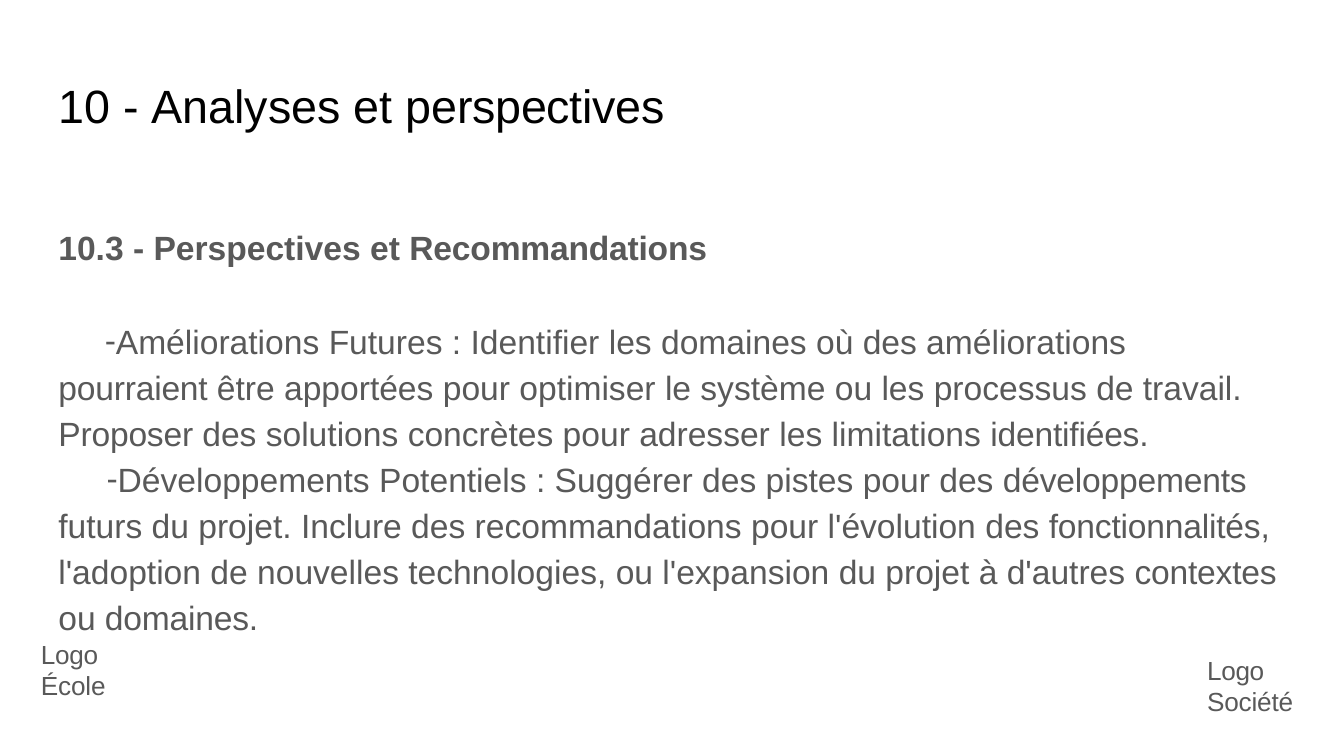
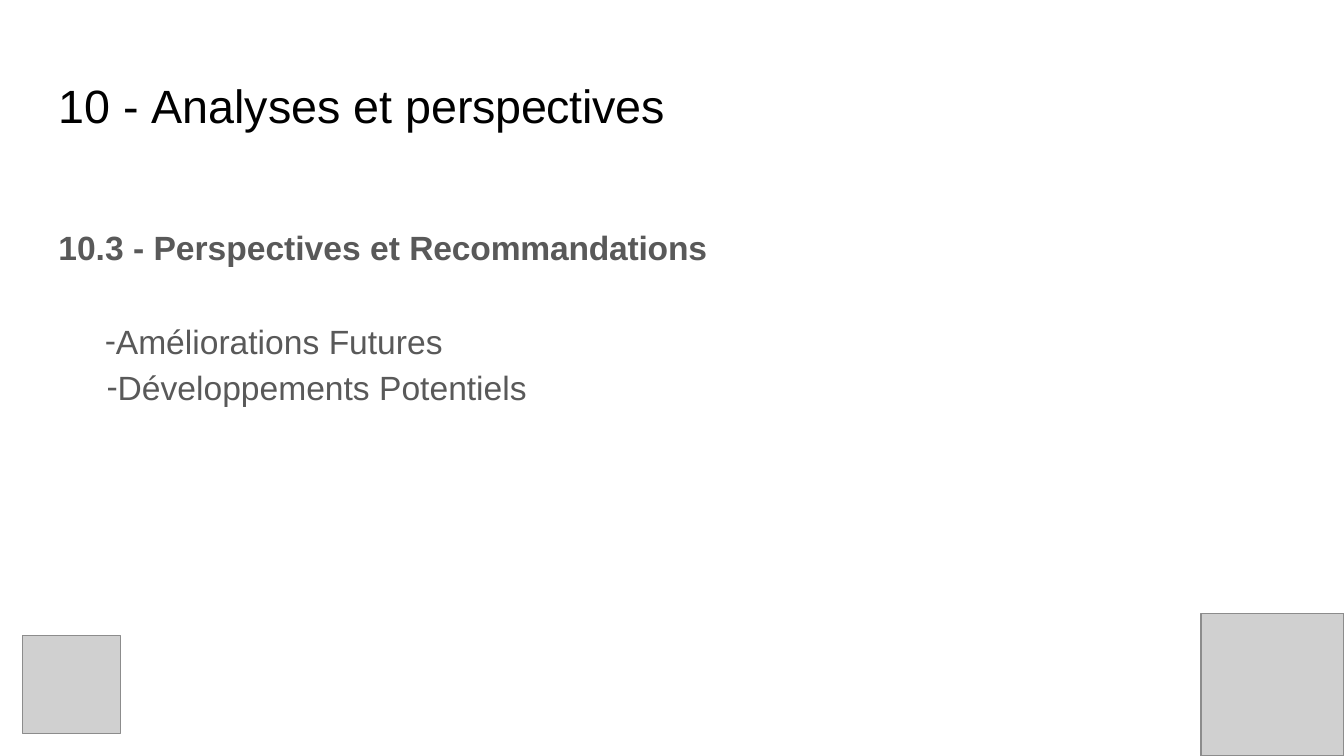
Before and after one commit to TheGeogeo/m2_ia_perso, a slide deck: slide 26 of A rendre/Georges_Coudrier_exam_slides.pptx (slide 27 before the commit). Drawn at 1344x756 pixels with LibreOffice and Linux fonts; fonts in the diff are those of the drawing; grey boxes stand for pictures. Boxes give left, top, right and bottom in pixels: in the first picture for what was removed or moved away, otherwise in the second. Text is boxed around its words. In the diff, an @@ line names an element or a change of style, - is before the commit and + after.

```diff
--- a/A rendre/Georges_Coudrier_exam_slides.pptx
+++ b/A rendre/Georges_Coudrier_exam_slides.pptx
@@ text at box(105, 329, 526, 406): text changed @@
-– Améliorations Futures : Identifier les domaines où des améliorations pourraient être apportées pour optimiser le système ou les processus de travail. Proposer des solutions concrètes pour adresser les limitations identifiées.
-– Développements Potentiels : Suggérer des pistes pour des développements futurs du projet. Inclure des recommandations pour l'évolution des fonctionnalités, l'adoption de nouvelles technologies, ou l'expansion du projet à d'autres contextes ou domaines.
+– Améliorations Futures
+– Développements Potentiels
@@ picture added at box(1202, 613, 1344, 755) @@
@@ picture added at box(23, 636, 121, 734) @@
@@ text removed at box(41, 646, 106, 695) @@
-Logo École
@@ text removed at box(1207, 662, 1293, 711) @@
-Logo Société
```
Also in this commit, not shown: 7 other slides changed, 1 slide removed.
